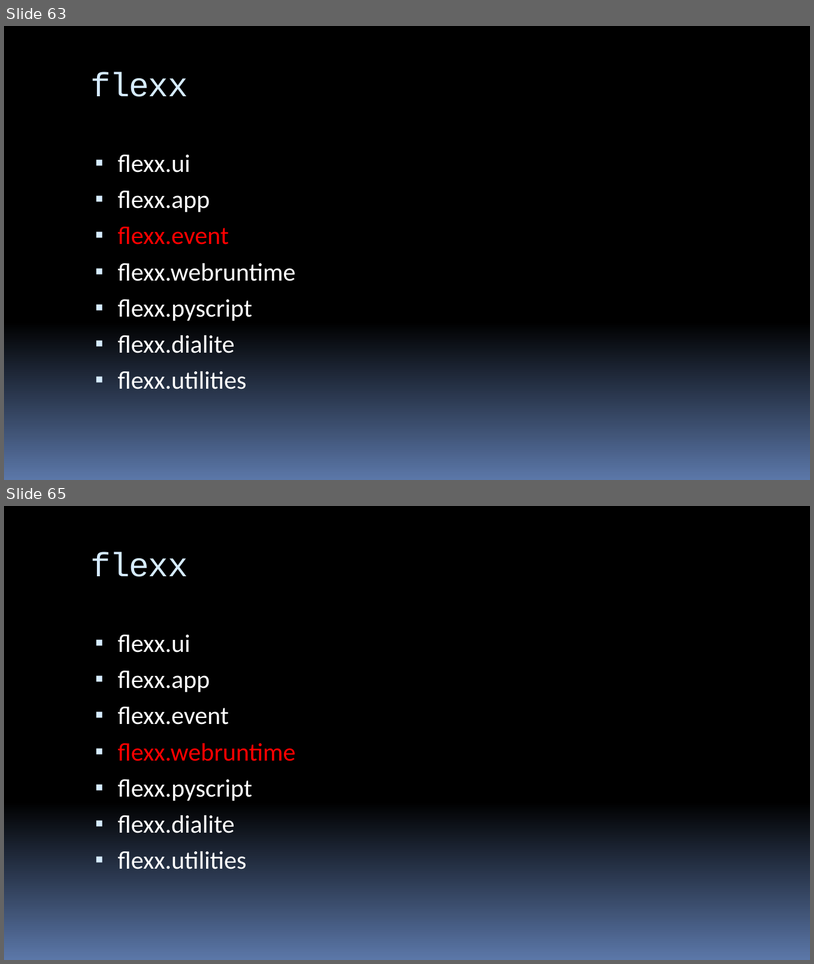
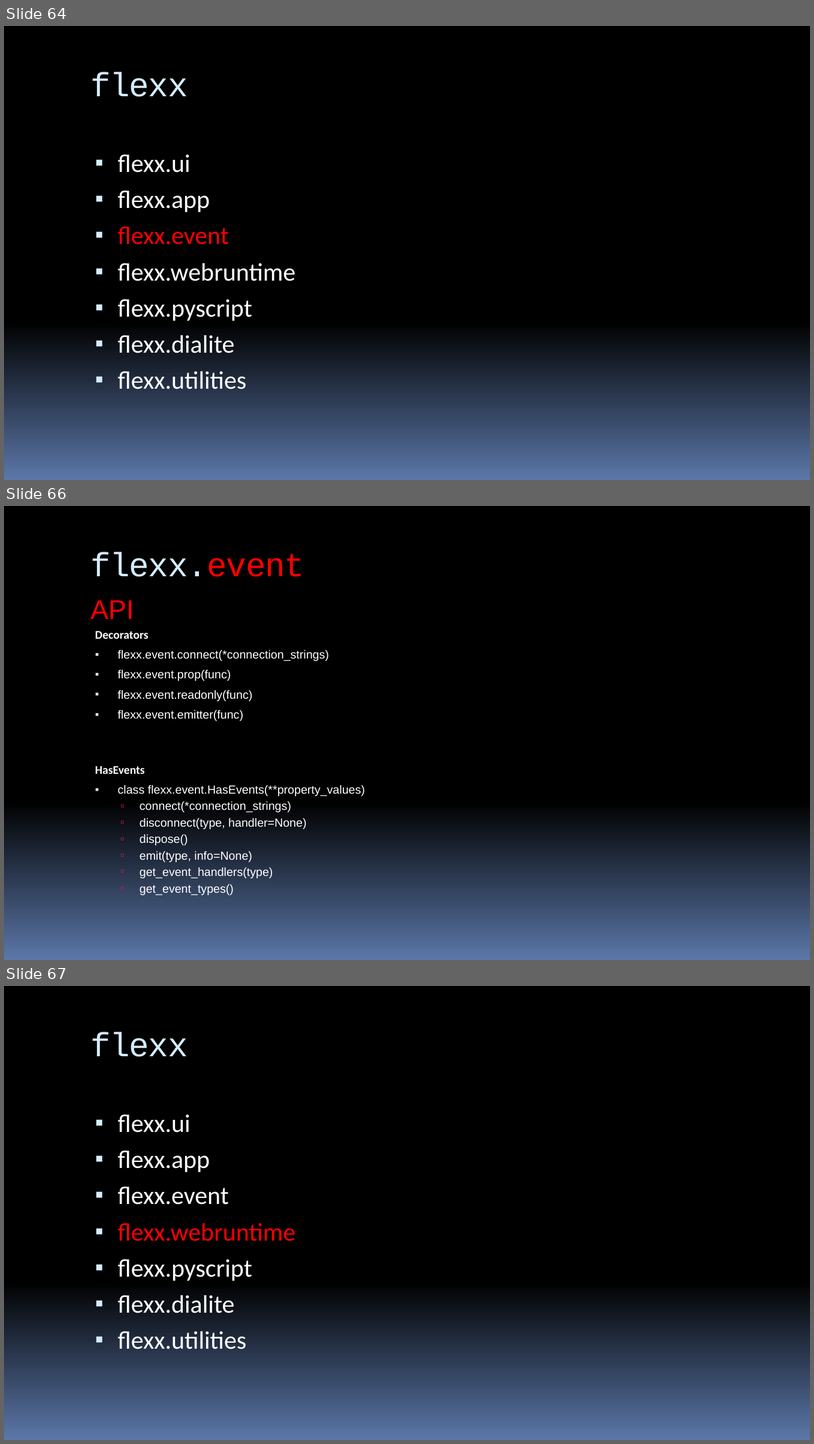
Before and after one commit to 260936767/UpdateServer, a slide deck: flexx_study/report for python&flexx.pptx. Shown one above the other, each under a label of ours: slides 63 and 65 before the commit, slides 64, 66 and 67 after it; the slides between them are not shown. The pictures are 814x964 and 814x1444 pixels, drawn with LibreOffice and Linux fonts; fonts in the diff are those of the drawing. Boxes give left, top, right and bottom in pixels: in the first picture for what was removed or moved away, otherwise in the second. Text is boxed around its words. In the diff, an @@ line names an element or a change of style, - is before the commit and + after.

```diff
--- a/flexx_study/report for python&flexx.pptx
+++ b/flexx_study/report for python&flexx.pptx
@@ slide 66 added at [4,506,810,960], background gradient #000000 to #5B77A8; not listed: 4 template elements that a slide beside it also shows @@
@@ title added at [90,552,305,577], 40 pt, text #D6ECFF @@
+flexx.event
@@ text added at [90,600,134,619], 32 pt, text #FF0000 @@
+API
@@ text added at [95,631,329,721], 14 pt, text #FFFFFF @@
+Decorators
+▪ flexx.event.connect(*connection_strings)
+▪ flexx.event.prop(func)
+▪ flexx.event.readonly(func)
+▪ flexx.event.emitter(func)
@@ text added at [95,766,365,895], 14 pt, text #FFFFFF @@
+HasEvents
+▪ class flexx.event.HasEvents(**property_values)
+  ▫ connect(*connection_strings)
+  ▫ disconnect(type, handler=None)
+  ▫ dispose()
+  ▫ emit(type, info=None)
+  ▫ get_event_handlers(type)
+  ▫ get_event_types()
@@ what was slide 63 is now slide 64 @@
@@ what was slide 65 is now slide 67 @@
```
Also in this commit, not shown: 5 slides changed, 2 other slides added, 1 slide removed.
